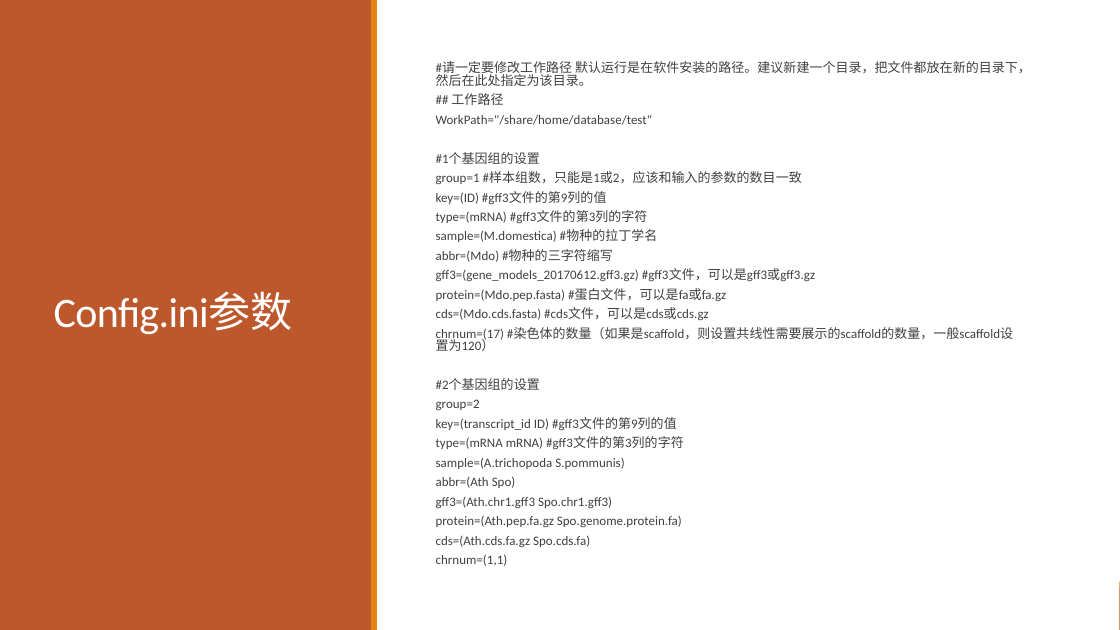
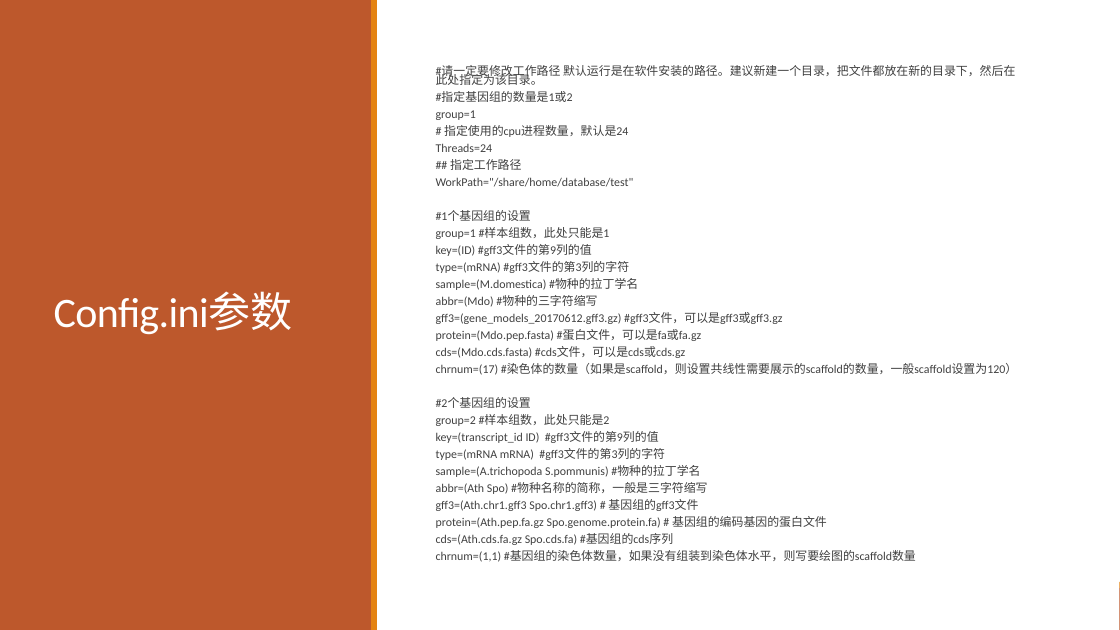
Before and after one commit to chaimol/KK4D, a slide deck: slide 4 of KK4D使用方法.pptx (slide 3 before the commit). Drawn at 1120x630 pixels with LibreOffice and Linux fonts; fonts in the diff are those of the drawing. Boxes give left, top, right and bottom in pixels: in the first picture for what was removed or moved away, otherwise in the second. Text is boxed around its words. In the diff, an @@ line names an element or a change of style, - is before the commit and + after.

```diff
--- a/KK4D使用方法.pptx
+++ b/KK4D使用方法.pptx
@@ text at bbox=[436, 65, 1017, 460]: size 11.1 to 10.2 pt in "#请一定要修改工作路径 默认运行是在软件安装的路径。建议新建一个目录，把文件都放在新的目录下，然后在此处指定为该目录。", "WorkPath="/share/home/database/test"", "#1个基因组的设置", "key=(ID) #gff3文件的第9列的值" and 10 more places; line spacing 0.8 to 0.7 @@
@@ text at bbox=[436, 92, 628, 170]: text changed; size 11.1 to 10.2 pt @@
-## 工作路径
+#指定基因组的数量是1或2
+group=1
+# 指定使用的cpu进程数量，默认是24
+Threads=24
+## 指定工作路径
@@ text at bbox=[436, 228, 610, 239]: text changed; size 11.1 to 10.2 pt @@
-group=1 #样本组数，只能是1或2，应该和输入的参数的数目一致
+group=1 #样本组数，此处只能是1
@@ text at bbox=[436, 415, 610, 426]: text changed; size 11.1 to 10.2 pt @@
-group=2
+group=2 #样本组数，此处只能是2
@@ text at bbox=[436, 466, 916, 562]: text changed; size 11.1 to 10.2 pt @@
-sample=(A.trichopoda S.pommunis)
-abbr=(Ath Spo)
-gff3=(Ath.chr1.gff3 Spo.chr1.gff3)
-protein=(Ath.pep.fa.gz Spo.genome.protein.fa)
-cds=(Ath.cds.fa.gz Spo.cds.fa)
-chrnum=(1,1)
+sample=(A.trichopoda S.pommunis) #物种的拉丁学名
+abbr=(Ath Spo) #物种名称的简称，一般是三字符缩写
+gff3=(Ath.chr1.gff3 Spo.chr1.gff3) # 基因组的gff3文件
+protein=(Ath.pep.fa.gz Spo.genome.protein.fa) # 基因组的编码基因的蛋白文件
+cds=(Ath.cds.fa.gz Spo.cds.fa) #基因组的cds序列
+chrnum=(1,1) #基因组的染色体数量，如果没有组装到染色体水平，则写要绘图的scaffold数量
```
Also in this commit, not shown: 1 slide added, 22 other files.
